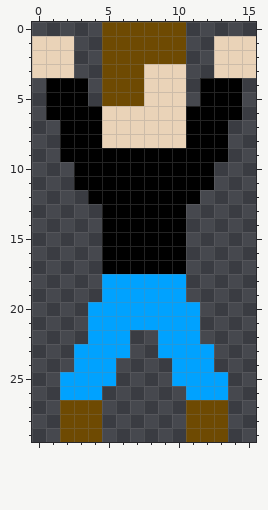
Pixel-art sprite, stored at sprites/images/s_civil_peur_noir_1.png. The picture above is the old version.
The file is 16x30 pixels.
Now the later version:
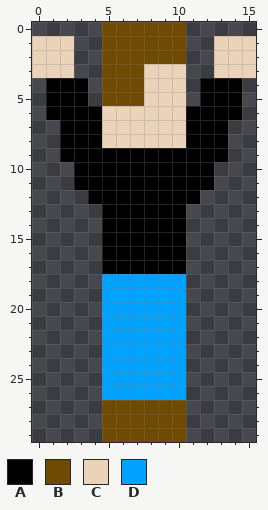
Palette (. is transparent): A #000000  B #6e4a02  C #ead3b8  D #00a2ff
Change:
y 20..21: x 4 D -> .; x 11 D -> .
y 22: x 4 D -> .; x 7..8 .. -> DD; x 11 D -> .
y 23: x 3..4 DD -> ..; x 7..8 .. -> DD; x 11..12 DD -> ..
y 24: x 3..4 DD -> ..; x 6..9 .... -> DDDD; x 11..12 DD -> ..
y 25: x 2..4 DDD -> ...; x 6..9 .... -> DDDD; x 11..13 DDD -> ...
y 26: x 2..13 DDD......DDD -> ...DDDDDD...
y 27..29: x 2..13 BBB......BBB -> ...BBBBBB...
Boxes around the changes in both pictures, in picture pixels (x1, y1, x2, y2):
changed: (60, 302, 228, 442)
